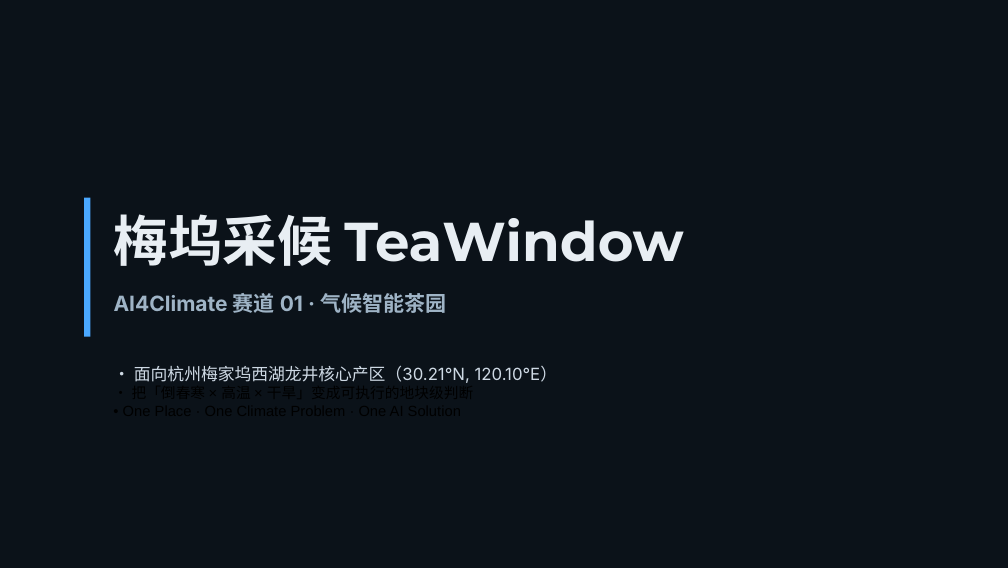
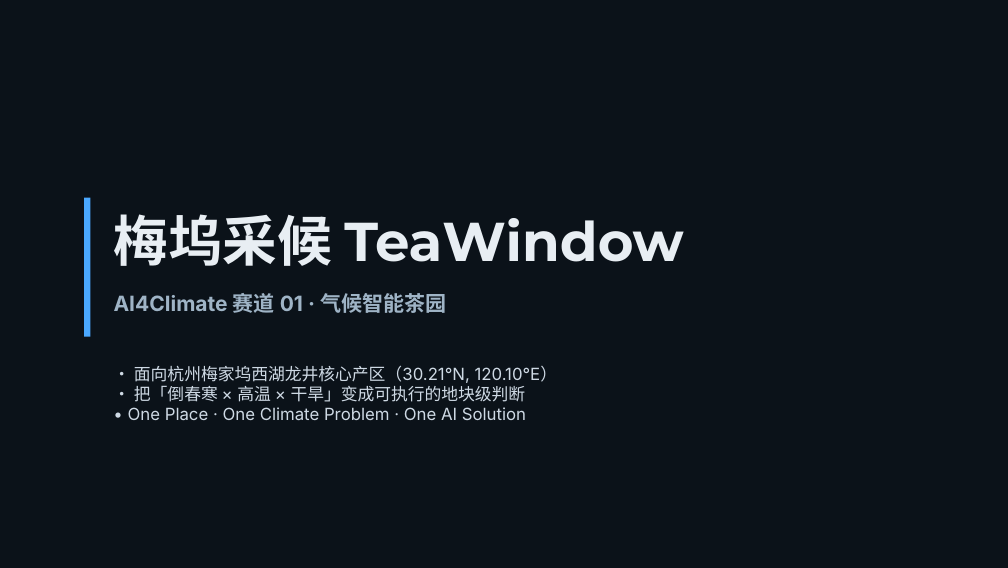
Before and after one commit to Eric2007-sudo/TeaWindow, a slide deck: slide 1 of submit/TeaWindow_路演_设计版.pptx. Drawn at 1008x568 pixels with LibreOffice and Linux fonts; fonts in the diff are those of the drawing. Boxes give left, top, right and bottom in pixels: in the first picture for what was removed or moved away, otherwise in the second. Text is boxed around its words. In the diff, an @@ line names an element or a change of style, - is before the commit and + after.

```diff
--- a/submit/TeaWindow_路演_设计版.pptx
+++ b/submit/TeaWindow_路演_设计版.pptx
@@ text at (128,385,526,420): size 14 to 16 pt, font Arial to Inter, text colour #000000 to #CED9E4 in "• 把「倒春寒 × 高温 × 干旱」变成可执行的地块级判断", "• One Place · One Climate Problem ..." @@
```
Also in this commit, not shown: 7 other slides changed, 1 other file.
